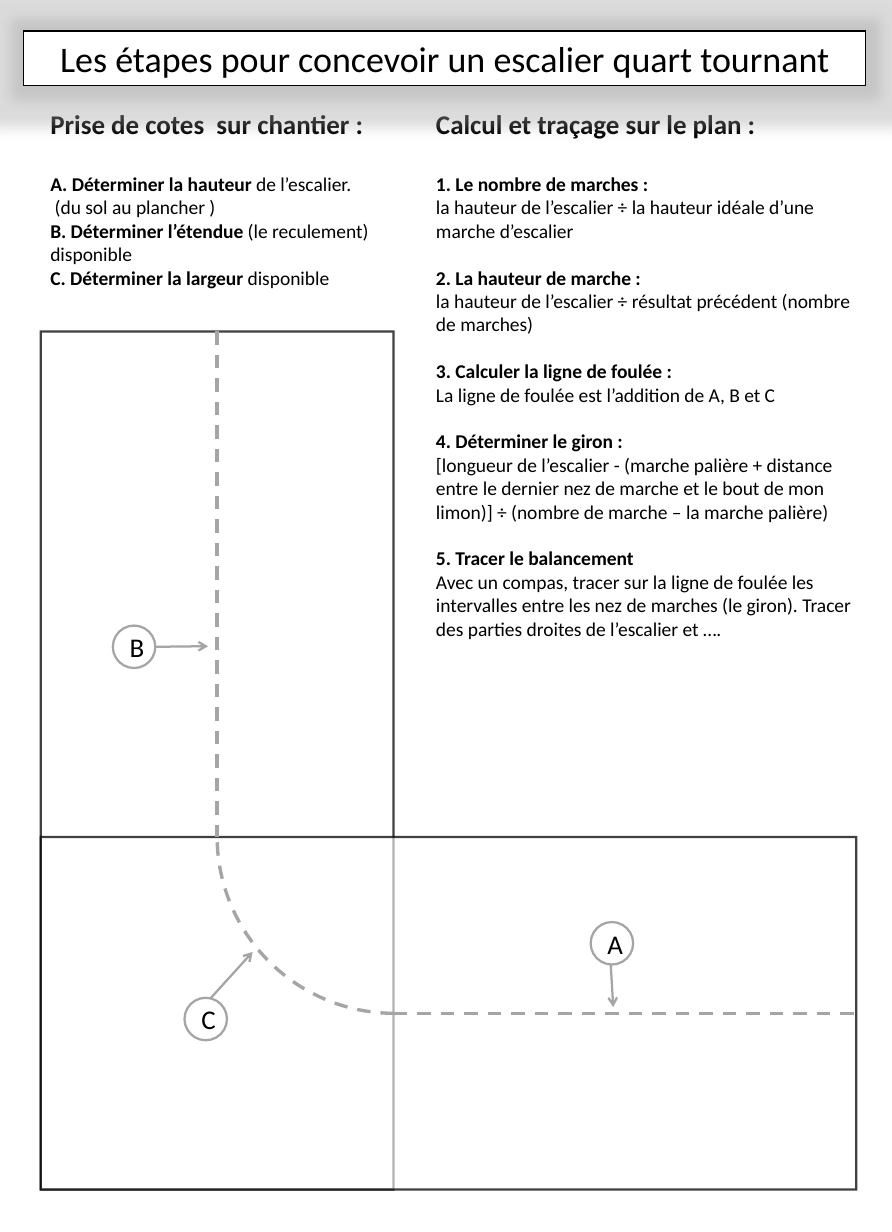
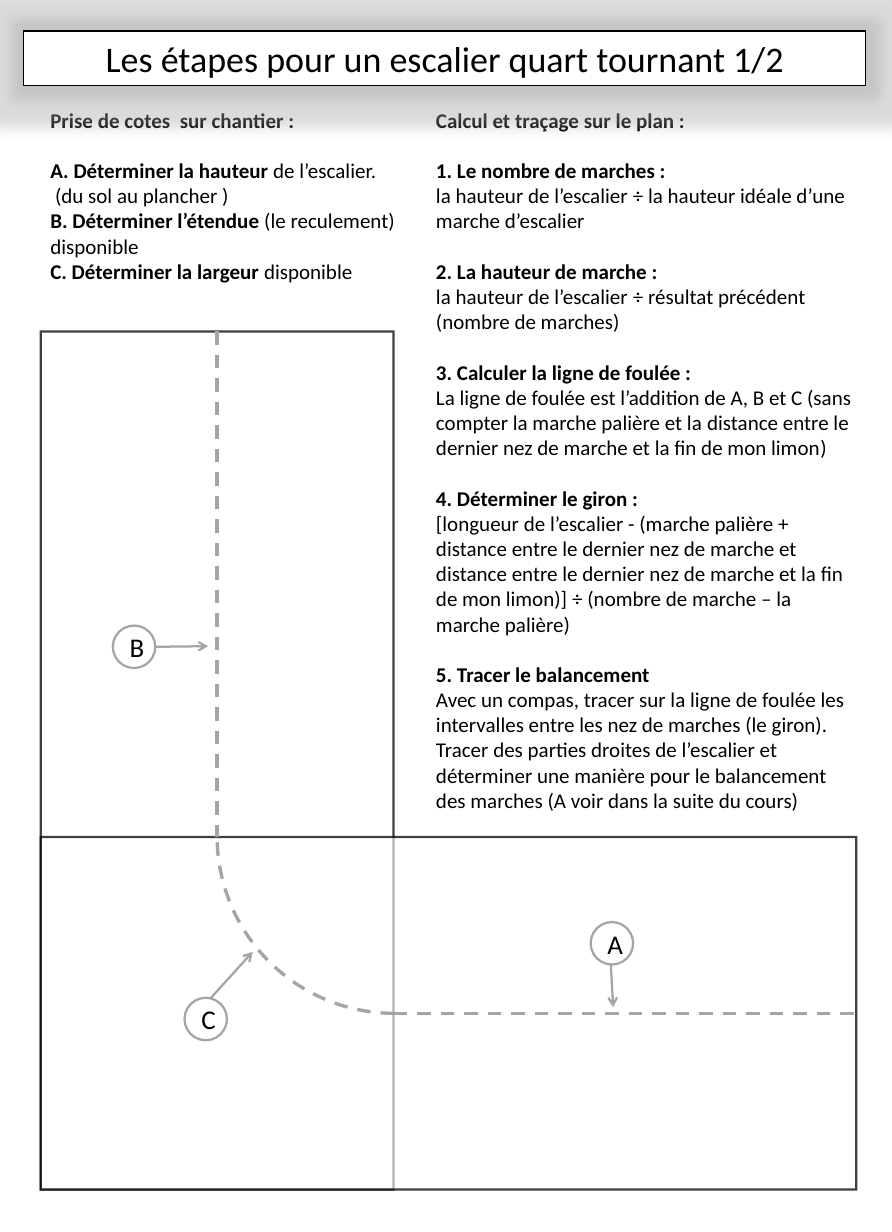
Before and after one commit to kduchevreuil/Cours-Menuiserie, a slide deck: slide 8 of Les escaliers.pptx. Drawn at 892x1232 pixels with LibreOffice and Linux fonts; fonts in the diff are those of the drawing. Boxes give left, top, right and bottom in pixels: in the first picture for what was removed or moved away, otherwise in the second. Text is boxed around its words. In the diff, an @@ line names an element or a change of style, - is before the commit and + after.

```diff
--- a/Les escaliers.pptx
+++ b/Les escaliers.pptx
@@ text in rectangle at box(106, 47, 783, 78): text changed @@
-Les étapes pour concevoir un escalier quart tournant
+Les étapes pour un escalier quart tournant 1/2
@@ text "Prise de cotes sur chantier ..." at box(50, 113, 395, 283): size 18 to 14 pt in "Prise de cotes sur chantier :"; size 13 to 14 pt in "A. Déterminer la hauteur de l’escalier.", "(du sol au plancher )", "B. Déterminer l’étendue (le reculement) disponible", "C. Déterminer la largeur disponible" @@
@@ text at box(436, 113, 844, 682): size 18 to 14 pt in "Calcul et traçage sur le plan :"; size 13 to 14 pt in "1. Le nombre de marches :", "la hauteur de l’escalier ÷ la hauteur ...", "2. La hauteur de marche :", "la hauteur de l’escalier ÷ résultat précédent ..." and 3 more places @@
@@ text at box(436, 390, 851, 458): text changed; size 13 to 14 pt @@
-La ligne de foulée est l’addition de A, B et C
+La ligne de foulée est l’addition de A, B et C (sans compter la marche palière et la distance entre le dernier nez de marche et la fin de mon limon)
@@ text at box(436, 516, 843, 636): text changed; size 13 to 14 pt @@
-[longueur de l’escalier - (marche palière + distance entre le dernier nez de marche et le bout de mon limon)] ÷ (nombre de marche – la marche palière)
+[longueur de l’escalier - (marche palière + distance entre le dernier nez de marche et distance entre le dernier nez de marche et la fin de mon limon)] ÷ (nombre de marche – la marche palière)
@@ text at box(436, 692, 844, 811): text changed; size 13 to 14 pt @@
-Avec un compas, tracer sur la ligne de foulée les intervalles entre les nez de marches (le giron). Tracer des parties droites de l’escalier et ….
+Avec un compas, tracer sur la ligne de foulée les intervalles entre les nez de marches (le giron). Tracer des parties droites de l’escalier et déterminer une manière pour le balancement des marches (A voir dans la suite du cours)
```
Also in this commit, not shown: 10 other slides changed, 3 slides added, 1 other file.
